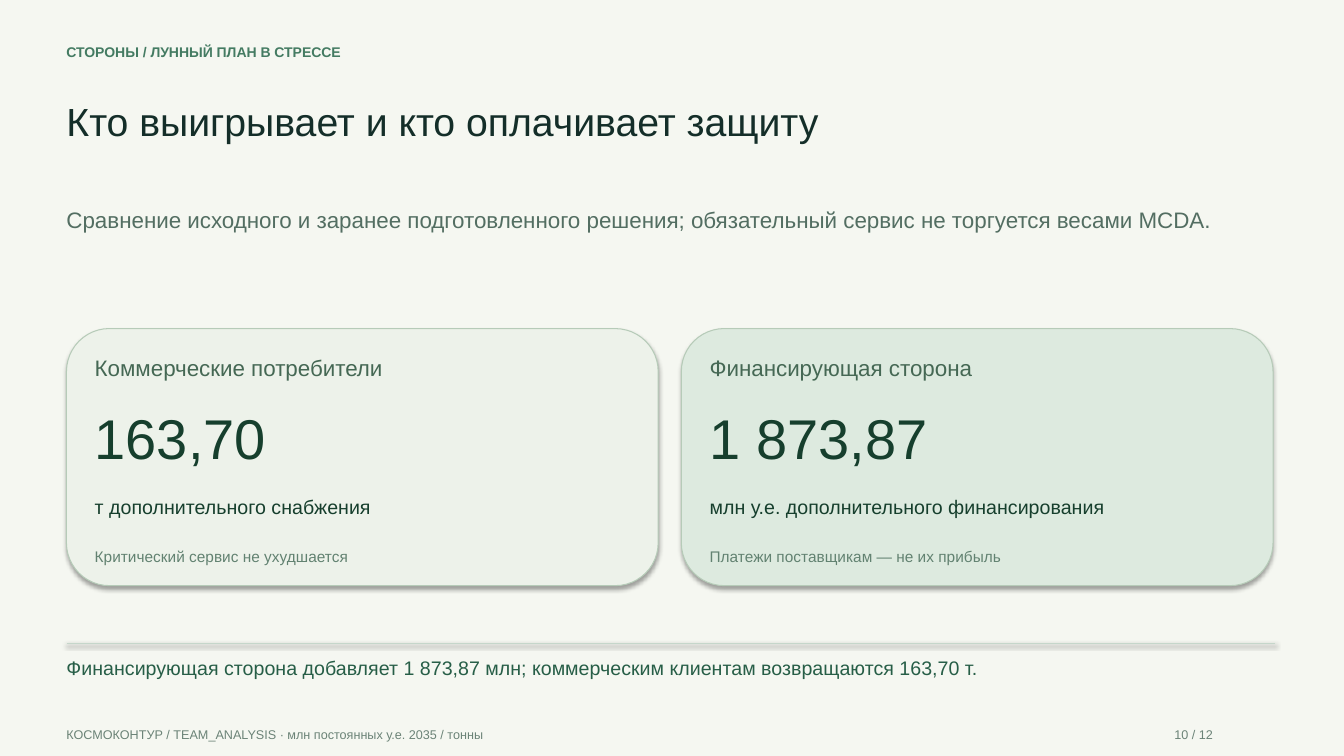
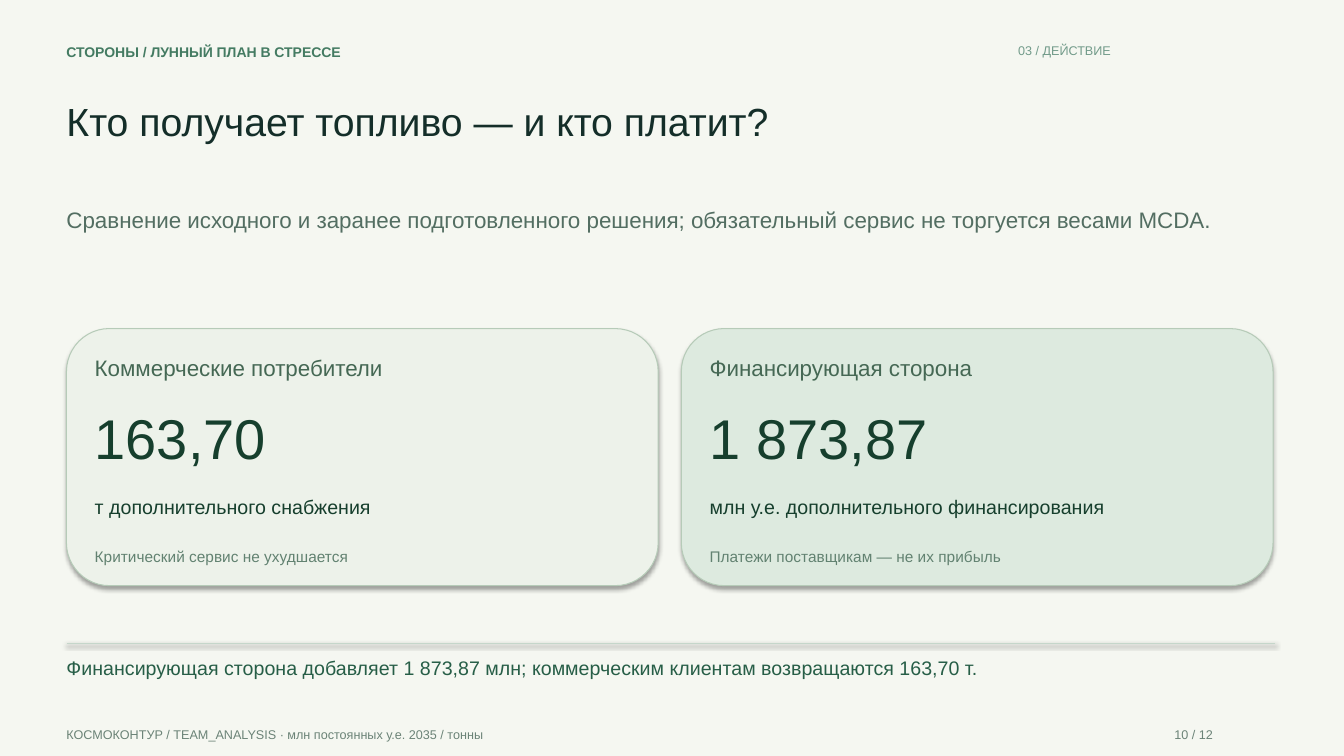
Before and after one commit to overbaffe1/CosmoH, a slide deck: slide 10 of solutions/fuel-contour/docs/PRESENTATION.pptx. Drawn at 1344x756 pixels with LibreOffice and Linux fonts; fonts in the diff are those of the drawing. Boxes give left, top, right and bottom in pixels: in the first picture for what was removed or moved away, otherwise in the second. Text is boxed around its words. In the diff, an @@ line names an element or a change of style, - is before the commit and + after.

```diff
--- a/solutions/fuel-contour/docs/PRESENTATION.pptx
+++ b/solutions/fuel-contour/docs/PRESENTATION.pptx
@@ text added at bbox=[1018, 46, 1111, 58], 9 pt, text #729B8A @@
+03 / ДЕЙСТВИЕ
@@ text at bbox=[66, 108, 769, 144]: text changed @@
-Кто выигрывает и кто оплачивает защиту
+Кто получает топливо — и кто платит?
```
Also in this commit, not shown: 9 other slides changed, 2 slides added, 2 slides removed, 13 other files.
